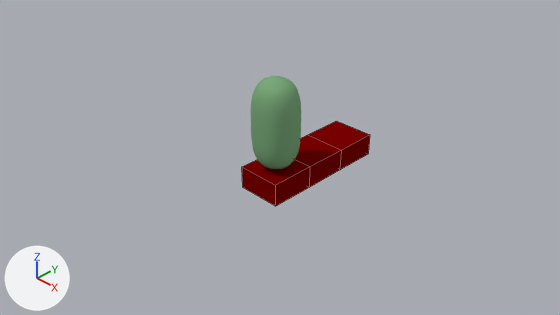
The Blender file models/characters/bean.blend, before and after one commit.
One viewpoint serves both versions: the file's camera 'Camera'. The lights are fixed; the arrows at lower left show +X, +Y and +Z. Mesh edges are drawn as thin lines on the coarser meshes.

The first picture shows 'Been', 'Floor', 'Floor.001', 'Floor.002'.
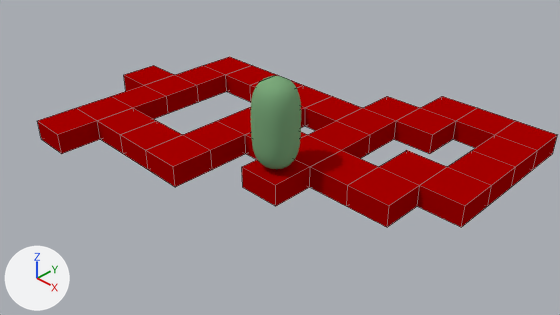
Boxes (x1, y1, x2, y2) around the edits, measured in the pictures (560 x 315 px):
'Floor.031', added (red): after (347, 167, 420, 227)
'Floor.030', added (red): after (417, 167, 492, 227)
'Floor.007', added (red): after (146, 135, 212, 187)
'Floor', recoloured: (242, 160, 310, 206) in both
'Floor.004', added (red): after (310, 150, 378, 206)
'Floor.020', added (red): after (37, 108, 100, 154)
'Floor.024', added (red): after (394, 108, 456, 154)
'Floor.029', added (red): after (448, 150, 516, 206)
'Floor.006', added (red): after (183, 121, 246, 170)
'Floor.002', recoloured: (308, 121, 370, 170) in both
'Floor.001', recoloured: (295, 135, 342, 187) in both
'Floor.026', added (red): after (453, 108, 515, 148)
'Floor.028', added (red): after (473, 135, 538, 187)
'Floor.008', added (red): after (120, 121, 182, 170)
'Floor.012', added (red): after (337, 108, 396, 153)
'Floor.027', added (red): after (496, 121, 557, 169)
'Floor.032', added (red): after (379, 150, 447, 185)
'Floor.021', added (red): after (97, 108, 156, 154)
'Floor.017', added (red): after (145, 75, 199, 114)
'Floor.011', added (red): after (305, 96, 362, 131)
'Floor.018', added (red): after (112, 85, 168, 119)
'Floor.016', added (red): after (176, 66, 227, 102)
'Floor.014', added (red): after (226, 65, 276, 102)
'Floor.019', added (red): after (77, 96, 132, 121)
'Floor.023', added (red): after (364, 96, 419, 121)
'Floor.025', added (red): after (421, 96, 477, 121)
'Floor.022', added (red): after (124, 66, 174, 91)
'Floor.005', added (red): after (218, 108, 251, 135)
'Floor.015', added (red): after (203, 57, 252, 75)
'Floor.010', added (red): after (297, 85, 331, 108)
'Floor.003', added: after (245, 132, 307, 160)
'Floor.013', added: after (250, 75, 303, 99)
'Floor.009', added: after (249, 106, 305, 128)

Diff of the bpy script that builds the scene:
```diff
--- a/models/characters/bean.blend.py
+++ b/models/characters/bean.blend.py
@@ mat_floor @@
 mat_floor = diffuse_material('Floor')
-mat_floor.base_color = (0.2, 0.0, 0.0)  # dark red #7c0000
+mat_floor.base_color = (0.4, 0.0, 0.0)  # red #aa0000
@@ ob_floor_003 @@
+ob_floor_003 = bpy.data.objects.new('Floor.003', me_floor)
+ob_floor_003.location = (-2.0, 2.0, 0.0)
@@ ob_floor_004 @@
+ob_floor_004 = bpy.data.objects.new('Floor.004', me_floor)
+ob_floor_004.location = (2.0, 2.0, 0.0)
@@ ob_floor_005 @@
+ob_floor_005 = bpy.data.objects.new('Floor.005', me_floor)
+ob_floor_005.location = (-4.0, 2.0, 0.0)
@@ ob_floor_006 @@
+ob_floor_006 = bpy.data.objects.new('Floor.006', me_floor)
+ob_floor_006.location = (-4.0, 0.0, 0.0)
@@ ob_floor_007 @@
+ob_floor_007 = bpy.data.objects.new('Floor.007', me_floor)
+ob_floor_007.location = (-4.0, -2.0, 0.0)
@@ ob_floor_008 @@
+ob_floor_008 = bpy.data.objects.new('Floor.008', me_floor)
+ob_floor_008.location = (-6.0, -2.0, 0.0)
@@ ob_floor_009 @@
+ob_floor_009 = bpy.data.objects.new('Floor.009', me_floor)
+ob_floor_009.location = (-4.0, 4.0, 0.0)
@@ ob_floor_010 @@
+ob_floor_010 = bpy.data.objects.new('Floor.010', me_floor)
+ob_floor_010.location = (-4.0, 6.0, 0.0)
@@ ob_floor_011 @@
+ob_floor_011 = bpy.data.objects.new('Floor.011', me_floor)
+ob_floor_011.location = (-2.0, 6.0, 0.0)
@@ ob_floor_012 @@
+ob_floor_012 = bpy.data.objects.new('Floor.012', me_floor)
+ob_floor_012.location = (0.0, 6.0, 0.0)
@@ ob_floor_013 @@
+ob_floor_013 = bpy.data.objects.new('Floor.013', me_floor)
+ob_floor_013.location = (-6.0, 6.0, 0.0)
@@ ob_floor_014 @@
+ob_floor_014 = bpy.data.objects.new('Floor.014', me_floor)
+ob_floor_014.location = (-8.0, 6.0, 0.0)
@@ ob_floor_015 @@
+ob_floor_015 = bpy.data.objects.new('Floor.015', me_floor)
+ob_floor_015.location = (-10.0, 6.0, 0.0)
@@ ob_floor_016 @@
+ob_floor_016 = bpy.data.objects.new('Floor.016', me_floor)
+ob_floor_016.location = (-10.0, 4.0, 0.0)
@@ ob_floor_017 @@
+ob_floor_017 = bpy.data.objects.new('Floor.017', me_floor)
+ob_floor_017.location = (-10.0, 2.0, 0.0)
@@ ob_floor_018 @@
+ob_floor_018 = bpy.data.objects.new('Floor.018', me_floor)
+ob_floor_018.location = (-10.0, 0.0, 0.0)
@@ ob_floor_019 @@
+ob_floor_019 = bpy.data.objects.new('Floor.019', me_floor)
+ob_floor_019.location = (-10.0, -2.0, 0.0)
@@ ob_floor_020 @@
+ob_floor_020 = bpy.data.objects.new('Floor.020', me_floor)
+ob_floor_020.location = (-10.0, -4.0, 0.0)
@@ ob_floor_021 @@
+ob_floor_021 = bpy.data.objects.new('Floor.021', me_floor)
+ob_floor_021.location = (-8.0, -2.0, 0.0)
@@ ob_floor_022 @@
+ob_floor_022 = bpy.data.objects.new('Floor.022', me_floor)
+ob_floor_022.location = (-12.0, 2.0, 0.0)
@@ ob_floor_023 @@
+ob_floor_023 = bpy.data.objects.new('Floor.023', me_floor)
+ob_floor_023.location = (0.0, 8.0, 0.0)
@@ ob_floor_024 @@
+ob_floor_024 = bpy.data.objects.new('Floor.024', me_floor)
+ob_floor_024.location = (2.0, 8.0, 0.0)
@@ ob_floor_025 @@
+ob_floor_025 = bpy.data.objects.new('Floor.025', me_floor)
+ob_floor_025.location = (2.0, 10.0, 0.0)
@@ ob_floor_026 @@
+ob_floor_026 = bpy.data.objects.new('Floor.026', me_floor)
+ob_floor_026.location = (4.0, 10.0, 0.0)
@@ ob_floor_027 @@
+ob_floor_027 = bpy.data.objects.new('Floor.027', me_floor)
+ob_floor_027.location = (6.0, 10.0, 0.0)
@@ ob_floor_028 @@
+ob_floor_028 = bpy.data.objects.new('Floor.028', me_floor)
+ob_floor_028.location = (6.0, 8.0, 0.0)
@@ ob_floor_029 @@
+ob_floor_029 = bpy.data.objects.new('Floor.029', me_floor)
+ob_floor_029.location = (6.0, 6.0, 0.0)
@@ ob_floor_030 @@
+ob_floor_030 = bpy.data.objects.new('Floor.030', me_floor)
+ob_floor_030.location = (6.0, 4.0, 0.0)
@@ ob_floor_031 @@
+ob_floor_031 = bpy.data.objects.new('Floor.031', me_floor)
+ob_floor_031.location = (4.0, 2.0, 0.0)
@@ ob_floor_032 @@
+ob_floor_032 = bpy.data.objects.new('Floor.032', me_floor)
+ob_floor_032.location = (4.0, 4.0, 0.0)
```
